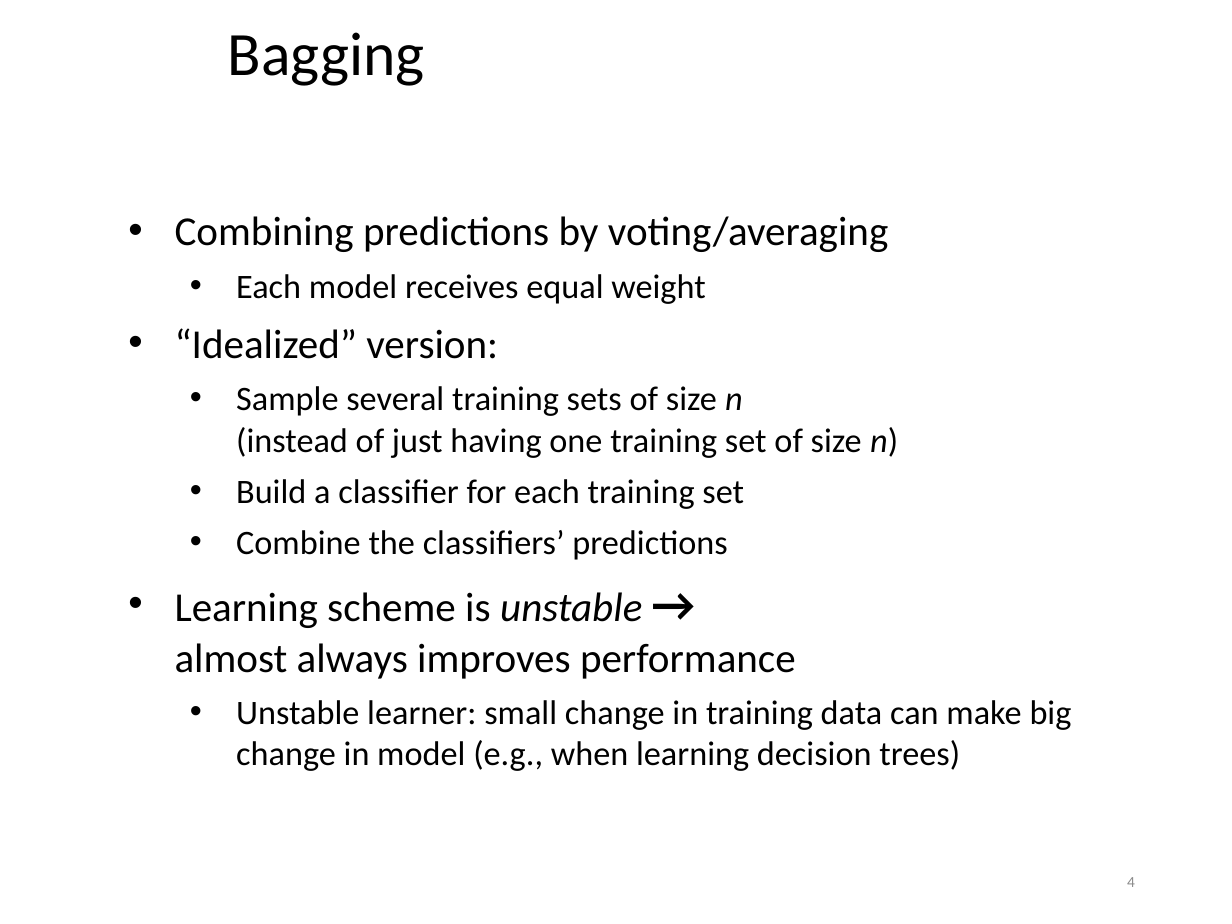
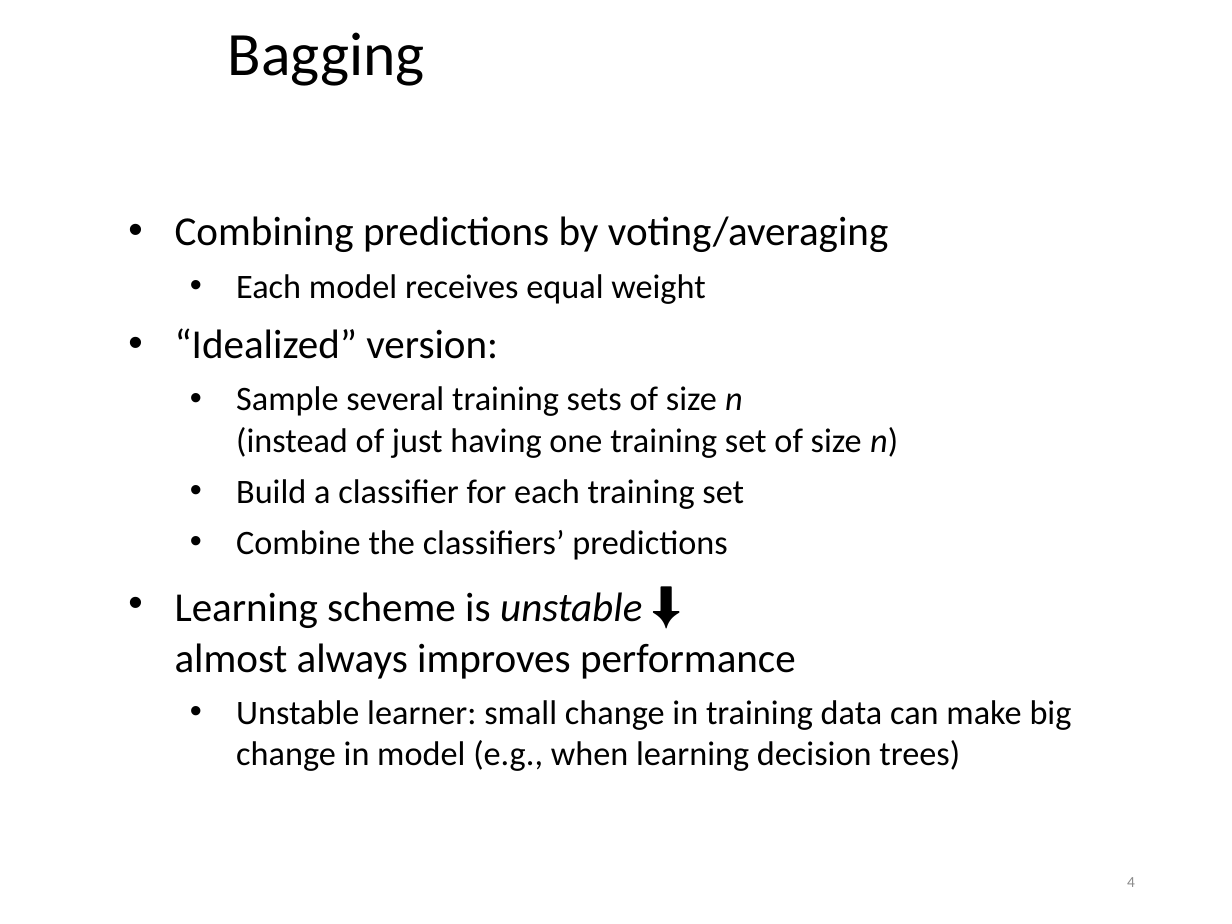
Before and after one commit to khaledmrasheed/khaledmrasheed.github.io, a slide deck: slide 4 of DMcourse/Chapter12.pptx. Drawn at 1232x924 pixels with LibreOffice and Linux fonts; fonts in the diff are those of the drawing. Boxes give left, top, right and bottom in pixels: in the first picture for what was removed or moved away, otherwise in the second. Text is boxed around its words. In the diff, an @@ line names an element or a change of style, - is before the commit and + after.

```diff
--- a/DMcourse/Chapter12.pptx
+++ b/DMcourse/Chapter12.pptx
@@ text at (175,592,796,679): text changed @@
-• Learning scheme is unstable →
-  almost always improves performance
+• Learning scheme is unstable ⬇
+  almost always improves performance
```
Also in this commit, not shown: 2 other slides changed, 13 slides added.
